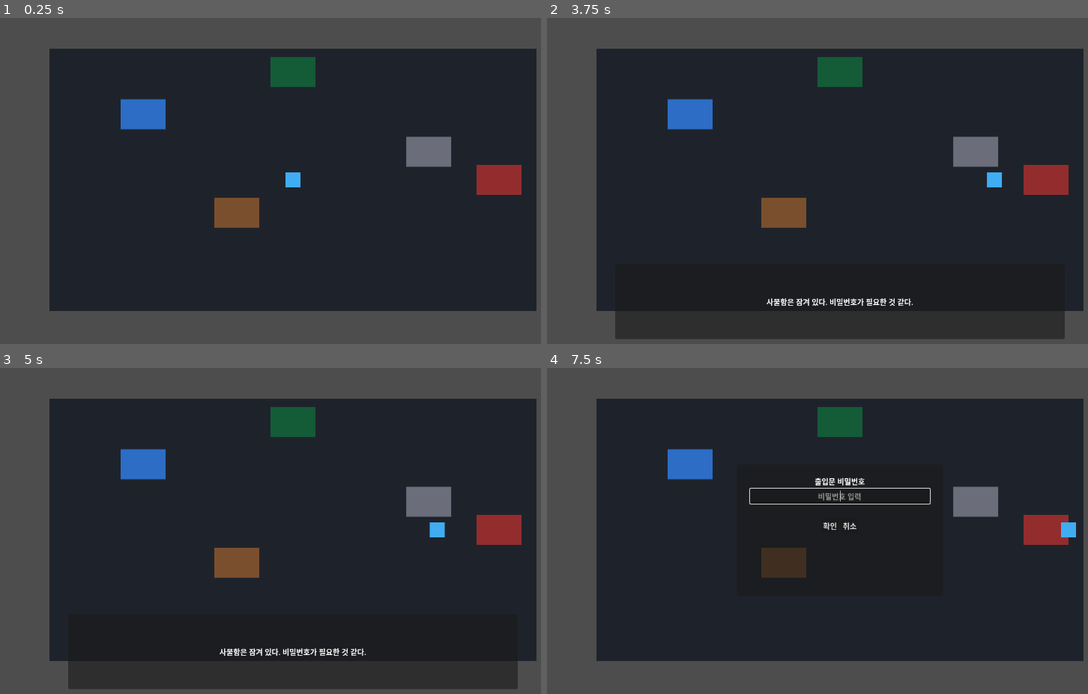
Above: before the commit, frames 1-4 (two rows, left to right).
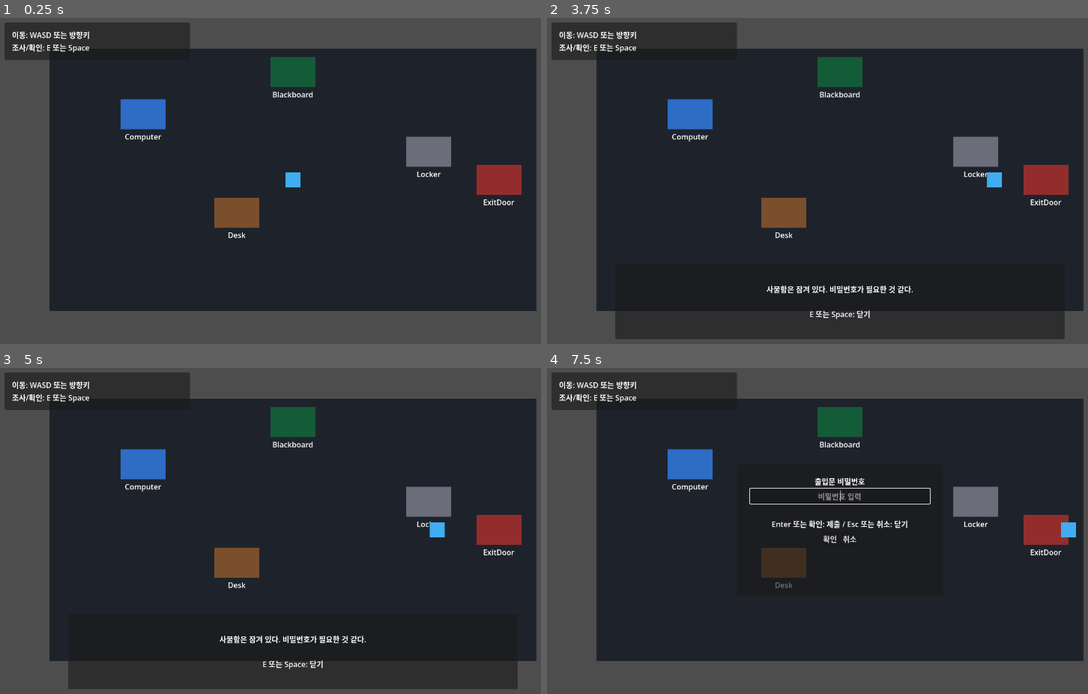
Above: after the commit, the same moments.

Repository: jeongiryang/3am-computer-science-mystery-room
Game: Godot game, scene res://scenes/main/Main.tscn
Two runs of this game, one before a commit and one after it. Both use one fixed random seed, a clock stepped at 60 frames per second and the inputs below.
Inputs:
- Up to frame 1 (0.25 s): no input
- Up to frame 2 (3.75 s): tap Enter at 0.5 s; hold D (move_right) 0.53-1.28 s; hold E (interact) 0.53-1.28 s; hold S (move_down) 1.28-2.03 s; tap E (interact) at 1.35, 2.85 s; hold D (move_right) 2.03-2.78 s; hold E (interact) 2.03-2.78 s; hold W (move_up) 2.78-3.53 s; hold A (move_left) from 3.53 s (still down); hold E (interact) from 3.53 s (still down)
- Up to frame 3 (5 s): keep holding A (move_left); tap Escape at 4.15 s; tap Space at 4.25 s; release E (interact) at 4.28 s; tap E (interact) at 4.35 s
- Up to frame 4 (7.5 s): tap Enter at 5 s; release A (move_left) at 5.03 s; hold S (move_down) 5.03-5.78 s; hold E (interact) 5.03-5.78 s; hold D (move_right) 5.78-6.53 s; tap E (interact) at 5.85, 7.35 s; hold W (move_up) 6.53-7.28 s; hold E (interact) 6.53-7.28 s; hold D (move_right) from 7.28 s (still down)

The runs differ from the first frame. In frame 1, 3.3% of the frame differs, in the area x 0-96%, y 1-68%; in frame 2, 4.0%, in the area x 0-96%, y 1-93%; in frame 3, 4.0%; in frame 4, 3.6%.

Commit message:
[fix] MVP 플레이 흐름 - 전체 QA와 기본 UX 정리

Diff:
--- a/scenes/main/Main.tscn
+++ b/scenes/main/Main.tscn
@@ -19,3 +19,26 @@
 [node name="DialogueBox" parent="." instance=ExtResource("3_dialogue_box")]
 
 [node name="PasswordInput" parent="." instance=ExtResource("5_password_input")]
+
+[node name="HintLayer" type="CanvasLayer" parent="."]
+layer = 5
+
+[node name="HintPanel" type="Panel" parent="HintLayer"]
+offset_left = 24.0
+offset_top = 24.0
+offset_right = 420.0
+offset_bottom = 104.0
+
+[node name="MarginContainer" type="MarginContainer" parent="HintLayer/HintPanel"]
+anchors_preset = 15
+anchor_right = 1.0
+anchor_bottom = 1.0
+offset_left = 16.0
+offset_top = 12.0
+offset_right = -16.0
+offset_bottom = -12.0
+
+[node name="HintLabel" type="Label" parent="HintLayer/HintPanel/MarginContainer"]
+layout_mode = 2
+text = "이동: WASD 또는 방향키\n조사/확인: E 또는 Space"
+autowrap_mode = 3
--- a/scenes/objects/InspectableObject.tscn
+++ b/scenes/objects/InspectableObject.tscn
@@ -14,5 +14,13 @@
 color = Color(0.8, 0.8, 0.8, 1)
 polygon = PackedVector2Array(-48, -32, 48, -32, 48, 32, -48, 32)
 
+[node name="ObjectLabel" type="Label" parent="."]
+offset_left = -56.0
+offset_top = 36.0
+offset_right = 56.0
+offset_bottom = 60.0
+text = ""
+horizontal_alignment = 1
+
 [node name="CollisionShape2D" type="CollisionShape2D" parent="."]
 shape = SubResource("RectangleShape2D_interactable")
--- a/scenes/ui/PasswordInput.tscn
+++ b/scenes/ui/PasswordInput.tscn
@@ -43,6 +43,12 @@
 horizontal_alignment = 1
 autowrap_mode = 3
 
+[node name="HintLabel" type="Label" parent="Panel/MarginContainer/VBoxContainer"]
+layout_mode = 2
+text = "Enter 또는 확인: 제출 / Esc 또는 취소: 닫기"
+horizontal_alignment = 1
+autowrap_mode = 3
+
 [node name="ButtonRow" type="HBoxContainer" parent="Panel/MarginContainer/VBoxContainer"]
 layout_mode = 2
 alignment = 1
--- a/scripts/objects/InteractableObject.gd
+++ b/scripts/objects/InteractableObject.gd
@@ -6,10 +6,12 @@
 @export var visual_color: Color = Color(0.8, 0.8, 0.8, 1.0)
 
 @onready var visual: Polygon2D = $Visual
+@onready var object_label: Label = $ObjectLabel
 
 func _ready() -> void:
 	add_to_group("inspectable")
 	visual.color = visual_color
+	object_label.text = object_name
 
 func inspect() -> String:
 	if object_id == "exit_door" and _is_exit_door_unlocked():
--- a/scripts/player/Player.gd
+++ b/scripts/player/Player.gd
@@ -25,6 +25,7 @@
 		return
 
 	if _is_password_input_open():
+		get_viewport().set_input_as_handled()
 		return
 
 	var dialogue = _get_dialogue_box()
--- a/scripts/ui/DialogueBox.gd
+++ b/scripts/ui/DialogueBox.gd
@@ -1,4 +1,6 @@
 extends CanvasLayer
+
+const CLOSE_HINT := "\n\nE 또는 Space: 닫기"
 
 @onready var panel: Panel = $Panel
 @onready var message_label: Label = $Panel/MarginContainer/MessageLabel
@@ -8,11 +10,12 @@
 	hide_message()
 
 func show_message(message: String) -> void:
-	message_label.text = message
+	message_label.text = message + CLOSE_HINT
 	panel.visible = true
 
 func hide_message() -> void:
 	panel.visible = false
+	message_label.text = ""
 
 func is_open() -> bool:
 	return panel.visible
--- a/scripts/ui/PasswordInput.gd
+++ b/scripts/ui/PasswordInput.gd
@@ -32,6 +32,7 @@
 
 func close() -> void:
 	panel.visible = false
+	input_line.release_focus()
 
 func is_open() -> bool:
 	return panel.visible
@@ -71,6 +72,6 @@
 			dialogue.show_message("잠금이 해제되었다.")
 		return
 
-	feedback_label.text = "비밀번호가 맞지 않는다."
+	feedback_label.text = "비밀번호가 맞지 않는다. 다시 입력해 보자."
 	input_line.select_all()
 	input_line.grab_focus()
Not shown, added: docs/ai-simulation-logs/0016-mvp-flow-qa-polish.md
